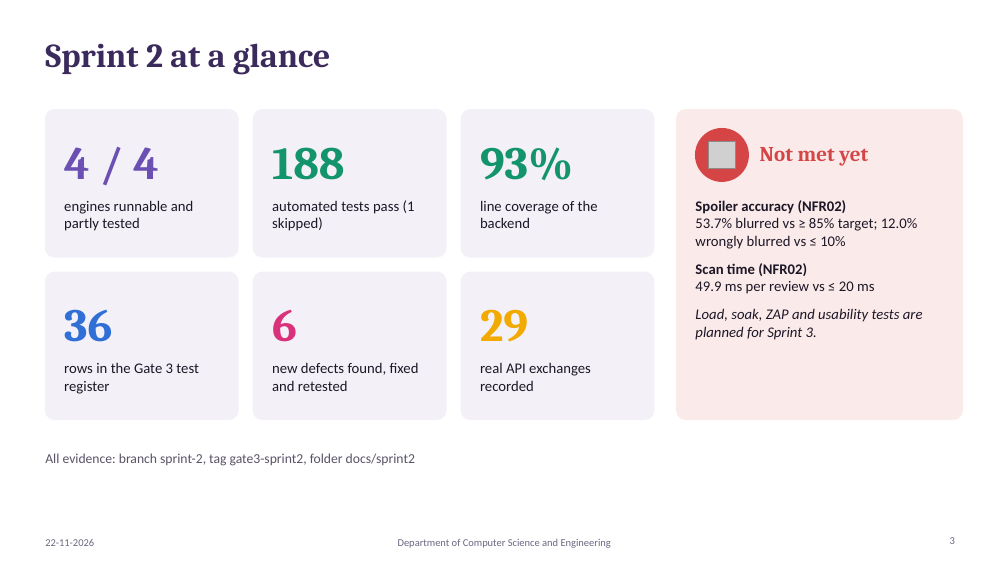
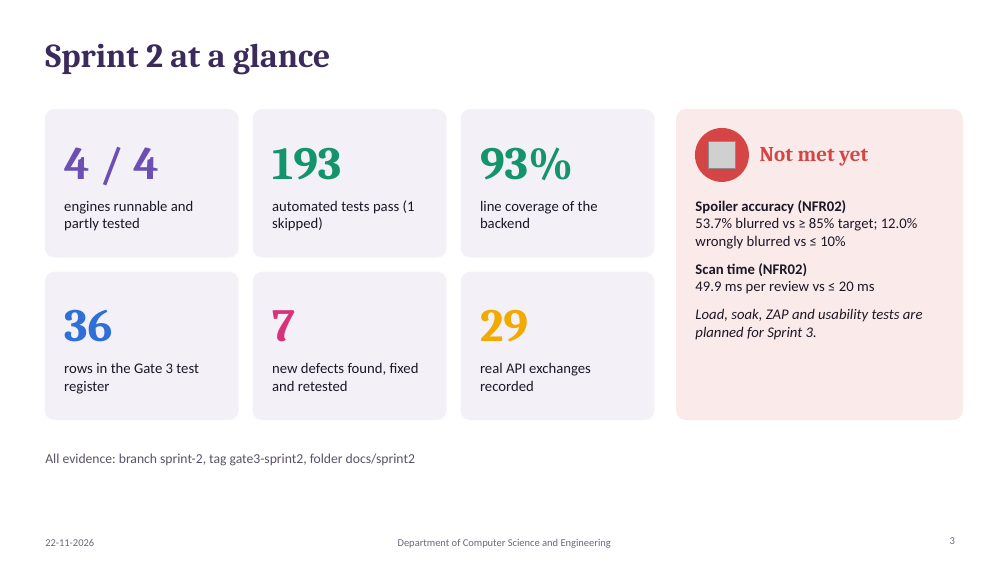
Before and after one commit to LaGGod7/Cinelog, a slide deck: slide 3 of docs/sprint2/CineLog_Sprint2_Review.pptx. Drawn at 1008x567 pixels with LibreOffice and Linux fonts; fonts in the diff are those of the drawing; grey boxes stand for pictures. Boxes give left, top, right and bottom in pixels: in the first picture for what was removed or moved away, otherwise in the second. Text is boxed around its words. In the diff, an @@ line names an element or a change of style, - is before the commit and + after.

```diff
--- a/docs/sprint2/CineLog_Sprint2_Review.pptx
+++ b/docs/sprint2/CineLog_Sprint2_Review.pptx
@@ text at bbox=[272, 147, 341, 180]: text changed @@
-188
+193
@@ text at bbox=[272, 310, 295, 342]: text changed @@
-6
+7
```
Also in this commit, not shown: 4 other slides changed.
